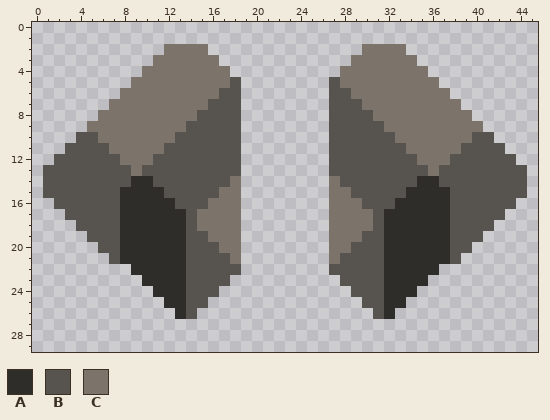
File history of a pixel-art sprite, assets/sprites/units/core-units/spread-weapon.png. That is the earlier state.
The file is 58x34 pixels. The old version is drawn lined up with the new one, on the new canvas.
Palette (. is transparent): A #2f2d29  B #57534e  C #7c746b
Pixels before, first column x 1:
 2 ...........CCCC..............CCCC...........
 3 ..........CCCCCC............CCCCCC..........
 4 .........CCCCCCCC..........CCCCCCCC.........
 5 ........CCCCCCCCCB........BCCCCCCCCC........
 6 .......CCCCCCCCCBB........BBCCCCCCCCC.......
 7 ......CCCCCCCCCBBB........BBBCCCCCCCCC......
 8 .....CCCCCCCCCBBBB........BBBBCCCCCCCCC.....
 9 ....CCCCCCCCCBBBBB........BBBBBCCCCCCCCC....
10 ...BBCCCCCCCBBBBBB........BBBBBBCCCCCCCBB...
11 ..BBBBCCCCCBBBBBBB........BBBBBBBCCCCCBBBB..
12 .BBBBBBCCCBBBBBBBB........BBBBBBBBCCCBBBBBB.
13 BBBBBBBBCBBBBBBBBB........BBBBBBBBBCBBBBBBBB
14 BBBBBBBBAABBBBBBBC........CBBBBBBBAABBBBBBBB
15 BBBBBBBAAAABBBBBCC........CCBBBBBAAAABBBBBBB
16 .BBBBBBAAAAABBBCCC........CCCBBBAAAAABBBBBB.
17 ..BBBBBAAAAAABCCCC........CCCCBAAAAAABBBBB..
18 ...BBBBAAAAAABCCCC........CCCCBAAAAAABBBB...
19 ....BBBAAAAAABBCCC........CCCBBAAAAAABBB....
20 .....BBAAAAAABBBCC........CCBBBAAAAAABB.....
21 ......BAAAAAABBBBC........CBBBBAAAAAAB......
22 ........AAAAABBBBB........BBBBBAAAAA........
23 .........AAAABBBB..........BBBBAAAA.........
24 ..........AAABBB............BBBAAA..........
25 ...........AABB..............BBAA...........
26 ............AB................BA............
Once edited:
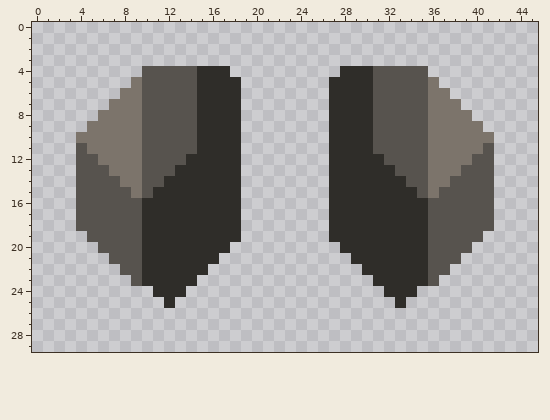
The edit:
canvas 58x34 -> 46x30, the old top-left corner now at -6,-2 (the part of the old canvas that was cut away was empty and is not shown)
Changed rows in their new state; - is an unchanged pixel.
first column x 1:
 2 -----------....--------------....-----------
 3 ----------......------------......----------
 4 ---------BBBBBAAA----------AAABBBBB---------
 5 ---------BBBBBAAAA--------AAAABBBBB---------
 6 ---------BBBBBAAAA--------AAAABBBBB---------
 7 ---------BBBBBAAAA--------AAAABBBBB---------
 8 ---------BBBBBAAAA--------AAAABBBBB---------
 9 ---------BBBB-AAAA--------AAAA-BBBB---------
10 ---CC----BBB--AAAA--------AAAA--BBB----CC---
11 --.-CC---BB---AAAA--------AAAA---BB---CC-.--
12 -..--CC--B---AAAAA--------AAAAA---B--CC--..-
13 ...---CC----AAAAAA--------AAAAAA----CC---...
14 ...----CCB-AAAAAAA--------AAAAAAA-BCC----...
15 ...----BCB-AAAAAAA--------AAAAAAA-BCB----...
16 -..----BB---AAAAAA--------AAAAAA---BB----..-
17 --.----BB----AAAAA--------AAAAA----BB----.--
18 -------BB----AAAAA--------AAAAA----BB-------
19 -------BB----AAAAA--------AAAAA----BB-------
20 -------BB----AAAA.--------.AAAA----BB-------
21 -------BB----AAA..--------..AAA----BB-------
22 -------BB----AA...--------...AA----BB-------
23 --------B----A...----------...A----B--------
24 -------------...------------...-------------
25 ------------...--------------...------------
26 ------------..----------------..------------
Pixel boxes of the changes (left, top, right, bottom) in both pictures:
changed: (43, 44, 241, 319)
changed: (329, 44, 527, 319)
